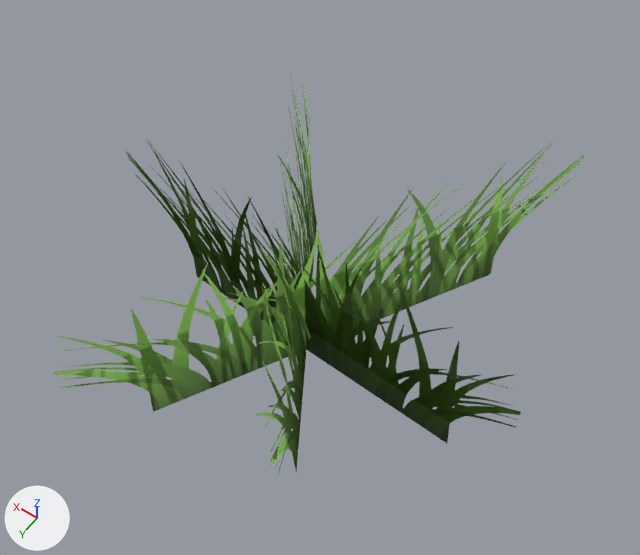
What one commit did to the glTF model assets/models/nature/grass_1.glb.
Rendered twice from a camera (50 mm lens) standing at (-0.444, 0.649, 1.122) and looking at (0.016, 0.005, 0.111). Lighting does not change. The marker at lower left points along +X, +Y and +Z. The picture after the commit comes second. Vertices at exactly the same position are counted once.

Names of what the first picture shows: 'grass_1'.
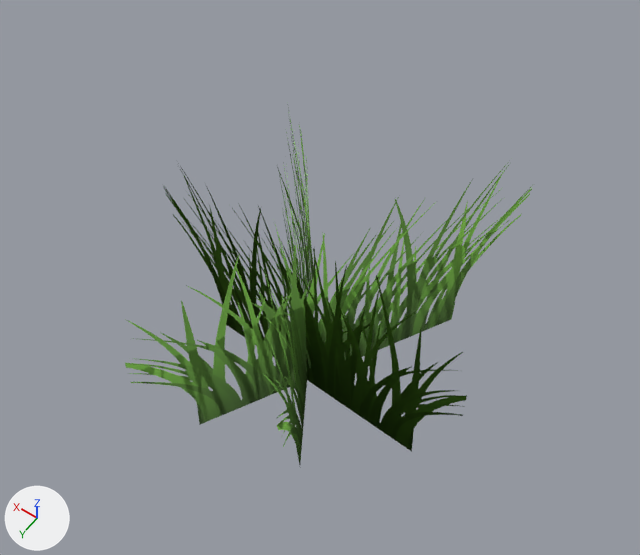
Changed parts and their boxes [x1, y1, x2, y2] in the pictures (640 x 555 px):
'grass_1', reshaped (23% narrower, 10% shorter): before [54, 76, 584, 478]; after [125, 104, 532, 465]

Edits to the bpy script that builds the scene:
```text
Change me_grass_1:
    used by ob_grass_1; location = (0.0, 0.0, 0.0)
    remove me_grass_1.from_pydata(...)  # 18 vertices, 12 faces; spans x -0.332..0.337, y -0.347..0.371, z -0.03..0.321
    add me_grass_1.from_pydata(...)  # 18 vertices, 12 faces; spans x -0.26..0.266, y -0.272..0.296, z -0.12..0.321
    me_grass_1 part 1
    me_grass_1.vertices[0].co: (0.336, 0.028, -0.03) -> (0.264, 0.031, -0.12)
    me_grass_1.vertices[1].co: (-0.332, 0.06, -0.03) -> (-0.26, 0.057, -0.12)
    me_grass_1.vertices[2].co: (0.336, 0.036, 0.146) -> (0.265, 0.039, 0.101)  # pixel (137, 180) -> pixel (175, 221)
    me_grass_1.vertices[3].co: (-0.331, 0.068, 0.146) -> (-0.26, 0.065, 0.101)  # pixel (518, 421) -> pixel (464, 407)
    me_grass_1.vertices[4].co: (0.337, 0.06, 0.321) -> (0.266, 0.063, 0.321)
    me_grass_1.vertices[5].co: (-0.33, 0.092, 0.321) -> (-0.258, 0.089, 0.321)
    me_grass_1.vertices[6].co: (0.2, -0.251, -0.03) -> (0.163, -0.193, -0.12)
    me_grass_1.vertices[7].co: (-0.14, 0.289, -0.03) -> (-0.103, 0.231, -0.12)
    me_grass_1.vertices[8].co: (0.213, -0.243, 0.142) -> (0.176, -0.185, 0.097)  # pixel (310, 114) -> pixel (307, 163)
    me_grass_1.vertices[9].co: (-0.127, 0.297, 0.142) -> (-0.09, 0.239, 0.097)
    me_grass_1.vertices[10].co: (0.239, -0.226, 0.313) -> (0.202, -0.169, 0.313)
    me_grass_1.vertices[11].co: (-0.101, 0.313, 0.313) -> (-0.064, 0.255, 0.313)
    me_grass_1.vertices[12].co: (-0.196, -0.347, -0.03) -> (-0.155, -0.272, -0.12)
    me_grass_1.vertices[13].co: (0.183, 0.354, -0.03) -> (0.143, 0.279, -0.12)
    me_grass_1.vertices[14].co: (-0.204, -0.343, 0.145) -> (-0.164, -0.268, 0.1)  # pixel (570, 183) -> not seen
    me_grass_1.vertices[15].co: (0.175, 0.359, 0.145) -> (0.134, 0.284, 0.1)  # not seen -> pixel (128, 375)
    me_grass_1.vertices[16].co: (-0.226, -0.331, 0.32) -> (-0.186, -0.256, 0.32)
    me_grass_1.vertices[17].co: (0.153, 0.371, 0.32) -> (0.112, 0.296, 0.32)
```
